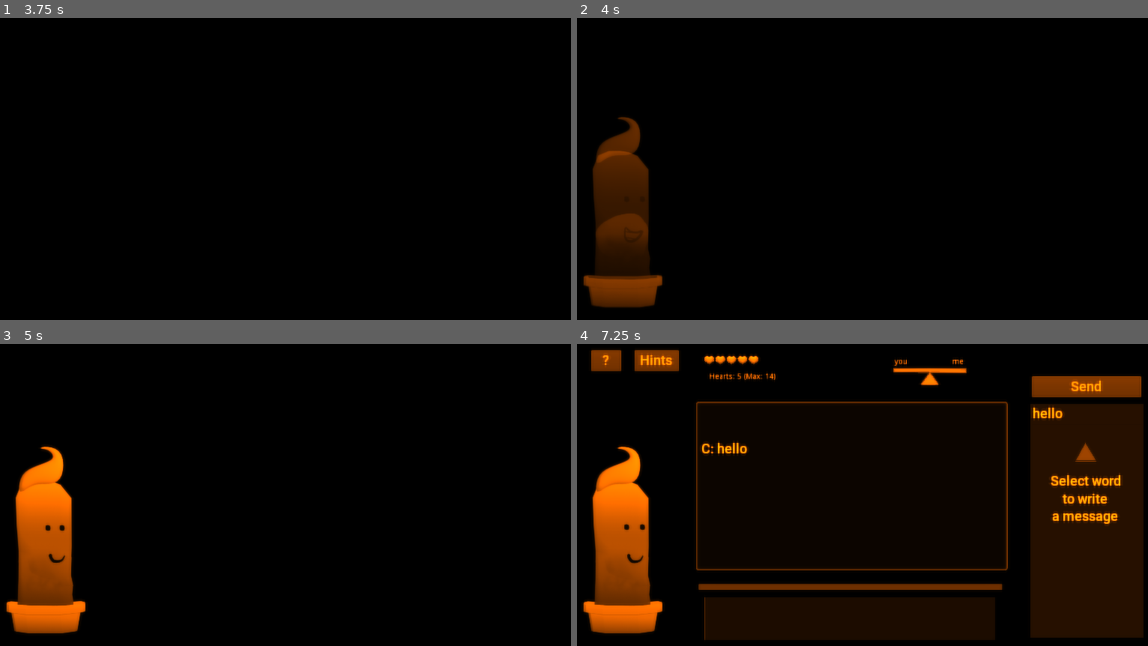
Above: before the commit, frames 1-4 (two rows, left to right).
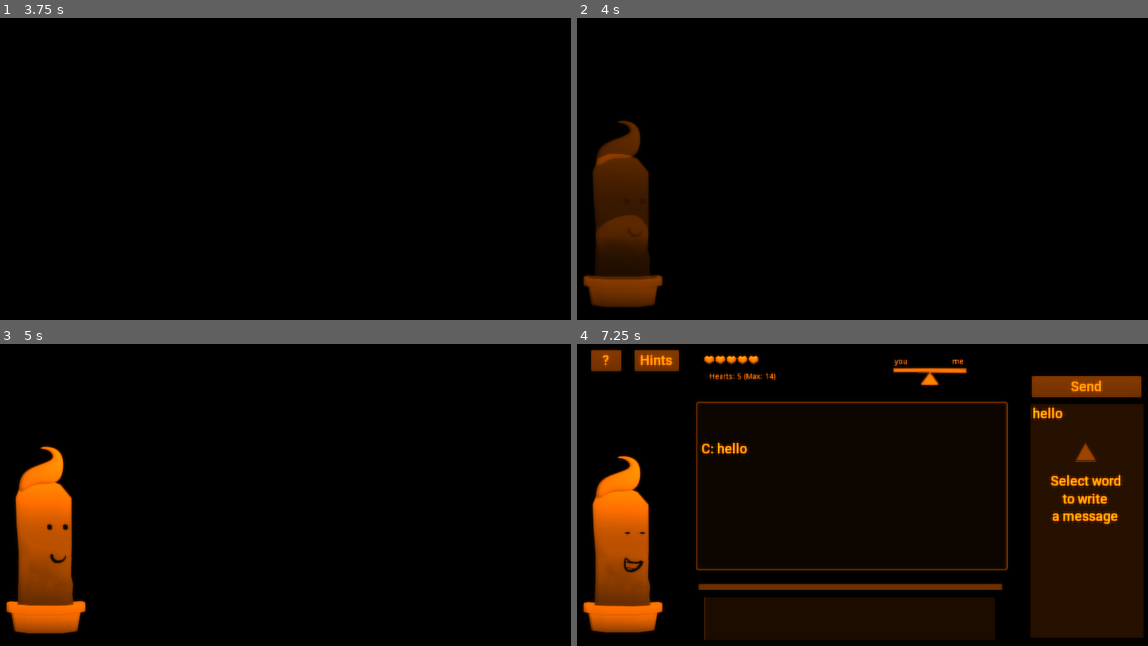
Above: after the commit, the same moments.

Repository: Eibriel/compicactus-isolation
Game: Godot game, scene res://MainScene.tscn
Same seed, same stepped clock (60 frames per second), same inputs: the game is played once before the commit and once after it.
Inputs (mouse positions are in pixels of both pictures, inside the frame that each line leads up to):
- Up to frame 1 (3.75 s): click "English" at 0.5 s; move the mouse to (416, 162) at 1.27 s; click (416, 162) at 1.42 s; tap Enter at 2 s; move the mouse to (165, 196) at 2.02 s; click (165, 196) at 2.17 s; move the mouse to (348, 105) at 2.77 s; click (348, 105) at 2.92 s; move the mouse to (256, 244) at 3.52 s; click (256, 244) at 3.67 s
- Up to frame 2 (4 s): no input
- Up to frame 3 (5 s): move the mouse to (468, 555) at 4.27 s; click (468, 555) at 4.42 s
- Up to frame 4 (7.25 s): tap Space at 5 s; move the mouse to (685, 455) at 5.02 s; click (685, 455) at 5.17 s; tap Enter at 5.75 s; move the mouse to (896, 504) at 5.77 s; click (896, 504) at 5.92 s; click "Ok" at 6.5 s

Frame 1 is identical in both runs. In frame 2, 0.3% of the frame differs, in the area x 1-15%, y 32-86%; in frame 3, less than 0.1%; in frame 4, 0.9%, in the area x 1-15%, y 33-96%.

Commit message:
Adding export to repo

Diff:
--- a/MainScene.gd
+++ b/MainScene.gd
@@ -119,8 +119,7 @@
 		logostart.visible = false
 		compicactus.modulate = Color(1, 1, 1, 1)
 		show_game()
-	compicactus_animation.play("Exited")
-	compicactus_animation.queue("IdleHappy")
+	compicactus_animation.play("IdleHappy")
 	set_language()
 	refresh_tasks()
 
@@ -168,6 +167,8 @@
 		robot_concepts = compi_brain.parse(pr)
 		robot_answer()
 	set_tutorial("tutorial_1")
+	compicactus_animation.play("Exited")
+	compicactus_animation.queue("IdleHappy")
 	filter_tree()
 
 
Not shown, added: export_presets.cfg
Not shown, changed: .gitignore
